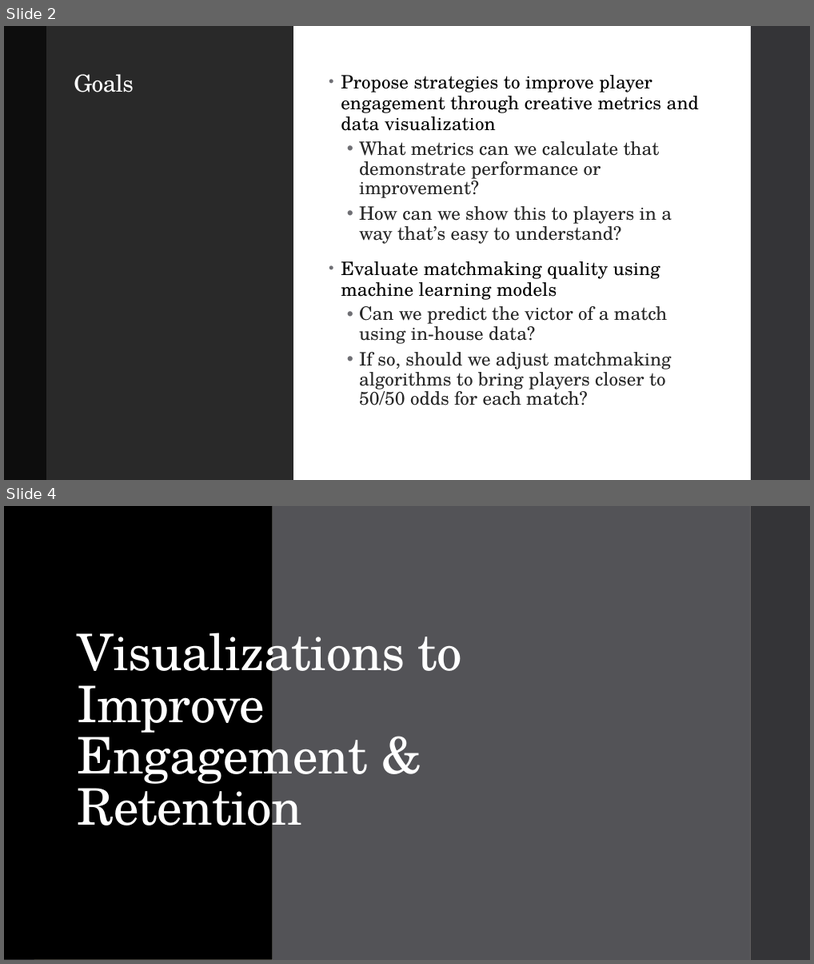
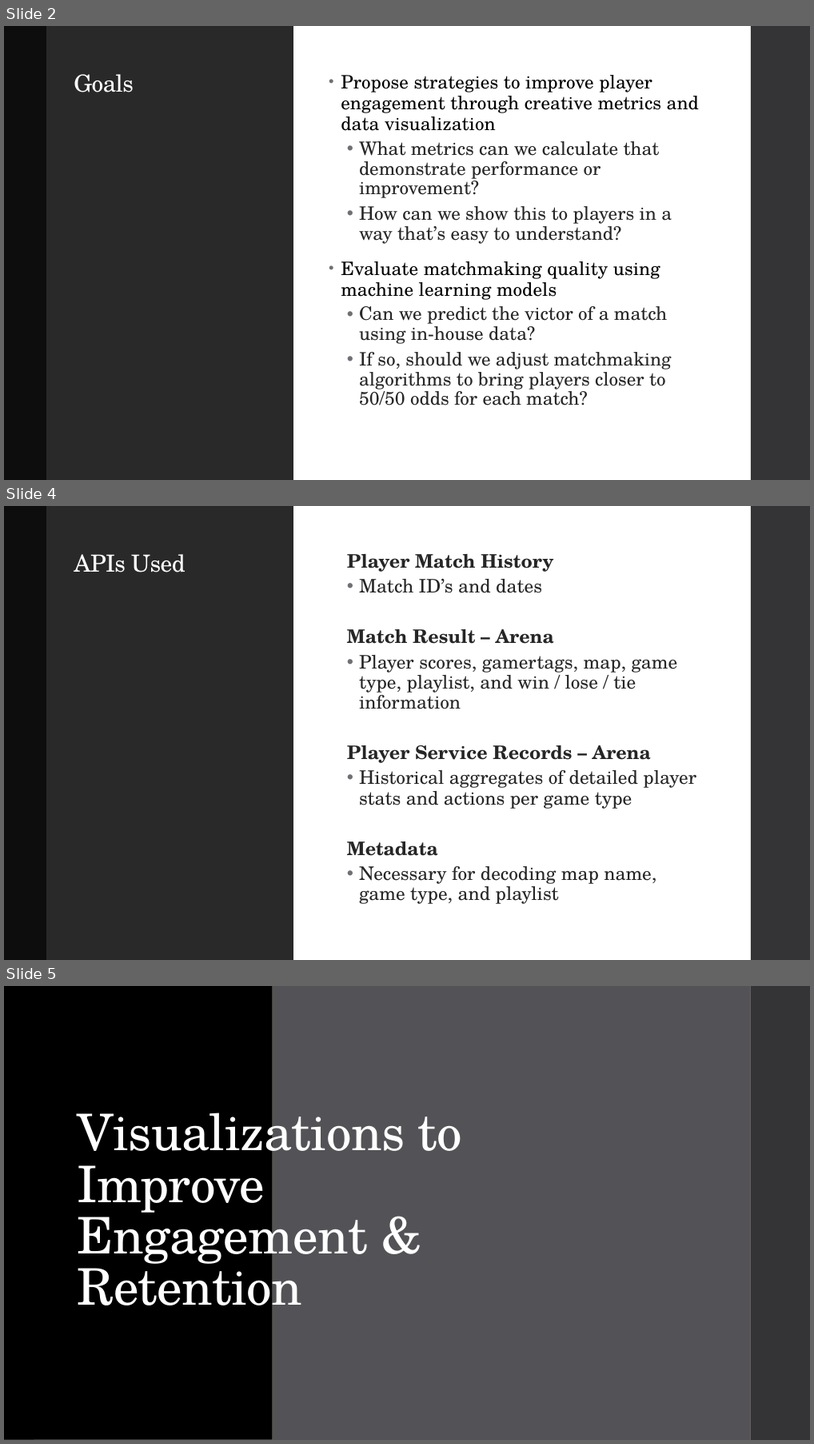
Before and after one commit to Drymander/Capstone-Halo-5, a slide deck: presentation/Presentation.pptx. Shown one above the other, each under a label of ours: slides 2 and 4 before the commit, slides 2, 4 and 5 after it; the slides between them are not shown. The pictures are 814x964 and 814x1444 pixels, drawn with LibreOffice and Linux fonts; fonts in the diff are those of the drawing. Boxes give left, top, right and bottom in pixels: in the first picture for what was removed or moved away, otherwise in the second. Text is boxed around its words. In the diff, an @@ line names an element or a change of style, - is before the commit and + after.

```diff
--- a/presentation/Presentation.pptx
+++ b/presentation/Presentation.pptx
@@ slide 4 added at (x1=4, y1=506, x2=810, y2=960), background #FFFFFF; not listed: 1 template element that a slide beside it also shows @@
@@ rectangle added at (x1=4, y1=506, x2=46, y2=960), fill #0D0D0D @@
@@ rectangle added at (x1=46, y1=506, x2=294, y2=960), fill #292929 @@
@@ rectangle added at (x1=294, y1=506, x2=751, y2=960), fill #FFFFFF @@
@@ title added at (x1=74, y1=554, x2=185, y2=572), 28 pt, text #FFFFFF @@
+APIs Used
@@ text added at (x1=347, y1=554, x2=697, y2=904), 22.2 pt, text #262626 @@
+  Player Match History
+  • Match ID’s and dates
+  Match Result – Arena
+  • Player scores, gamertags, map, game type, playlist, and win / lose / tie information
+  Player Service Records – Arena
+  • Historical aggregates of detailed player stats and actions per game type
+  Metadata
+  • Necessary for decoding map name, game type, and playlist
@@ what was slide 4 is now slide 5 @@
```
Also in this commit, not shown: 2 slides changed, 1 slide removed, 10 other files.
